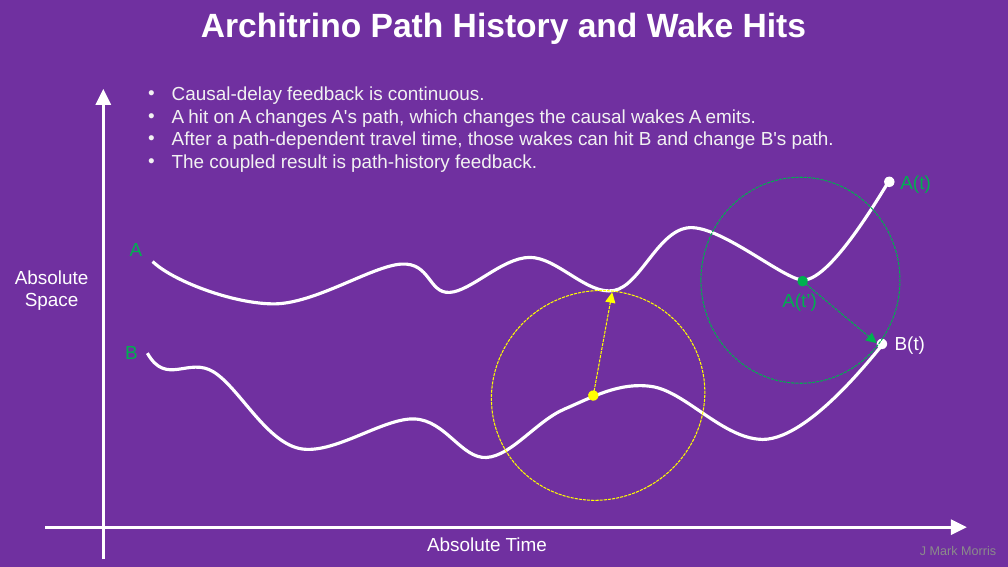
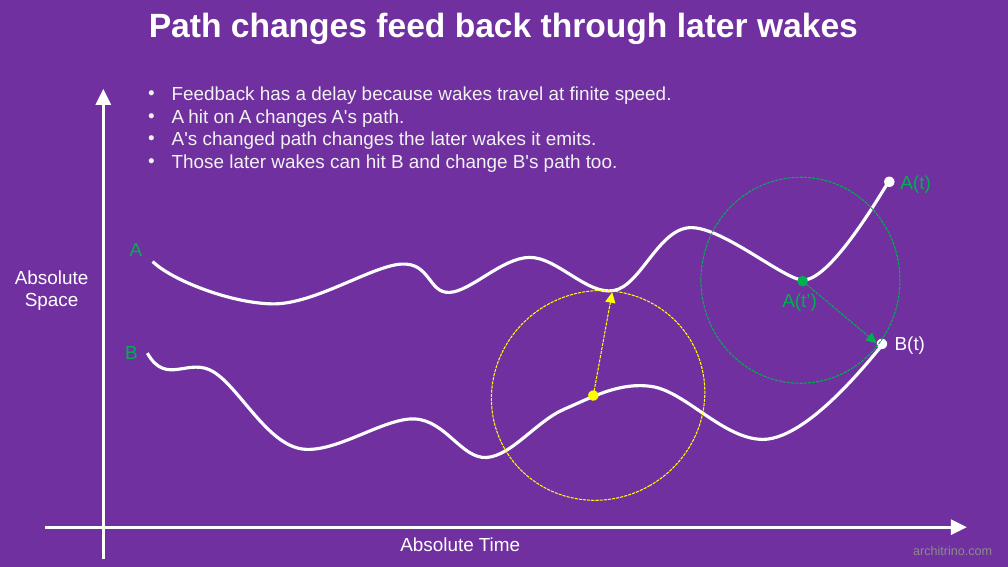
Before and after one commit to jmarkmorris/architrino, a slide deck: slide 10 of reference/archie/presentations/NPQG Fundamentals - Paths.pptx. Drawn at 1008x567 pixels with LibreOffice and Linux fonts; fonts in the diff are those of the drawing. Boxes give left, top, right and bottom in pixels: in the first picture for what was removed or moved away, otherwise in the second. Text is boxed around its words. In the diff, an @@ line names an element or a change of style, - is before the commit and + after.

```diff
--- a/reference/archie/presentations/NPQG Fundamentals - Paths.pptx
+++ b/reference/archie/presentations/NPQG Fundamentals - Paths.pptx
@@ text at bbox=[149, 12, 858, 44]: text changed @@
-Architrino Path History and Wake Hits
+Path changes feed back through later wakes
@@ text at bbox=[172, 86, 672, 172]: text changed @@
-• Causal-delay feedback is continuous.
-• A hit on A changes A's path, which changes the causal wakes A emits.
-• After a path-dependent travel time, those wakes can hit B and change B's path.
-• The coupled result is path-history feedback.
+• Feedback has a delay because wakes travel at finite speed.
+• A hit on A changes A's path.
+• A's changed path changes the later wakes it emits.
+• Those later wakes can hit B and change B's path too.
@@ text "Absolute Time": place and size @@
-text "Absolute Time" at bbox=[427, 537, 547, 551]
+text "Absolute Time" at bbox=[400, 537, 520, 551]
@@ text at bbox=[913, 546, 992, 555]: text changed @@
-J Mark Morris
+architrino.com
```
Also in this commit, not shown: 12 other slides changed, 35 other files.
